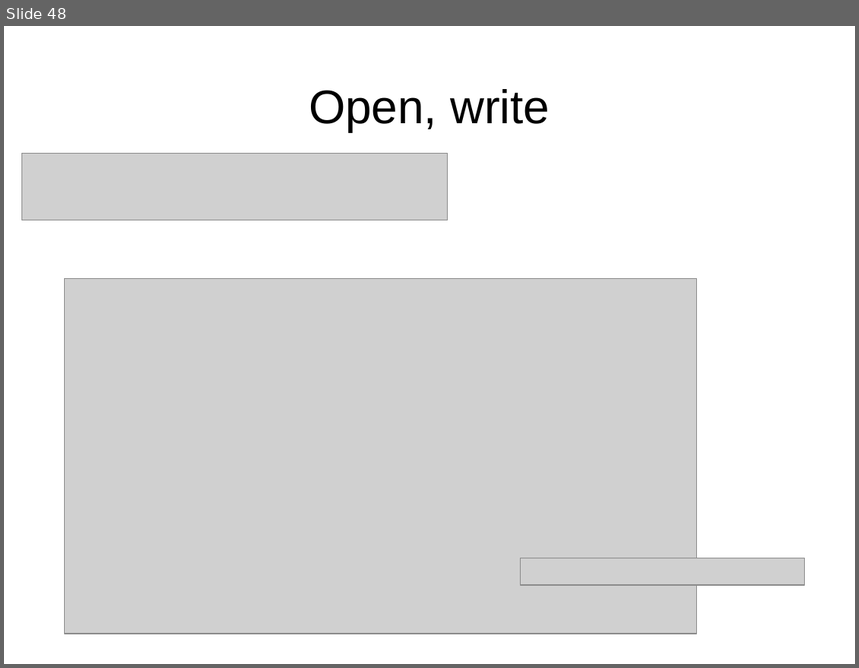
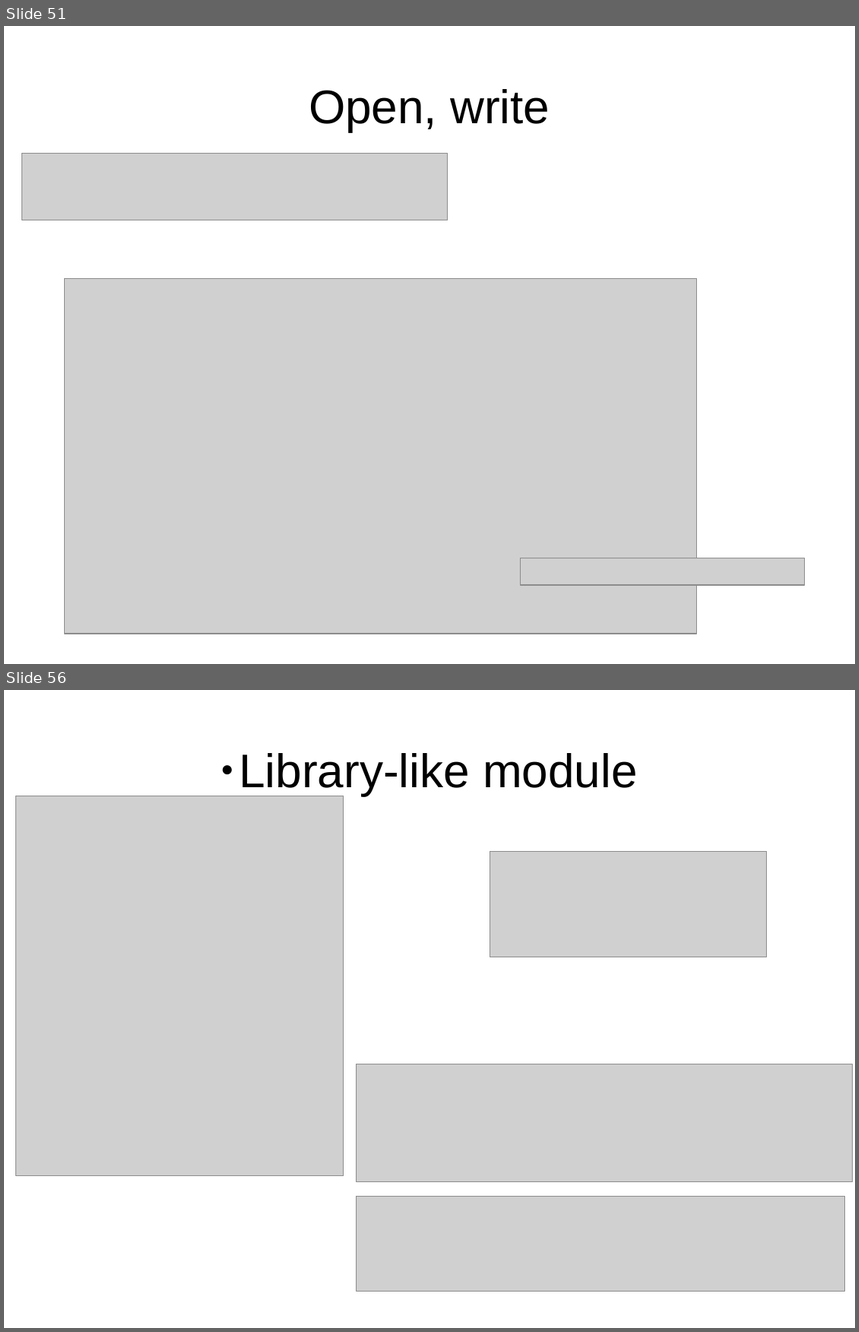
Before and after one commit to iurisegtovich/CursoSciPySEQ2018, a slide deck: source/curso_c2_logica_e_sintaxe.odp. Shown one above the other, each under a label of ours: slide 48 before the commit, slides 51 and 56 after it; the slides between them are not shown. The pictures are 859x668 and 859x1332 pixels, drawn with LibreOffice and Linux fonts; fonts in the diff are those of the drawing; grey boxes stand for pictures. Boxes give left, top, right and bottom in pixels: in the first picture for what was removed or moved away, otherwise in the second. Text is boxed around its words. In the diff, an @@ line names an element or a change of style, - is before the commit and + after.

```diff
--- a/source/curso_c2_logica_e_sintaxe.odp
+++ b/source/curso_c2_logica_e_sintaxe.odp
@@ slide 56 added at box(4, 690, 855, 1328), background #FFFFFF @@
@@ title added at box(239, 753, 638, 796), 44 pt, text #000000 @@
+● Library-like module
@@ picture added at box(16, 796, 344, 1176) @@
@@ picture added at box(490, 851, 767, 958) @@
@@ picture added at box(357, 1065, 854, 1182) @@
@@ picture added at box(357, 1197, 845, 1293) @@
@@ what was slide 48 is now slide 51 @@
```
Also in this commit, not shown: 5 slides changed, 4 other slides added, 1 slide removed, 24 other files.
